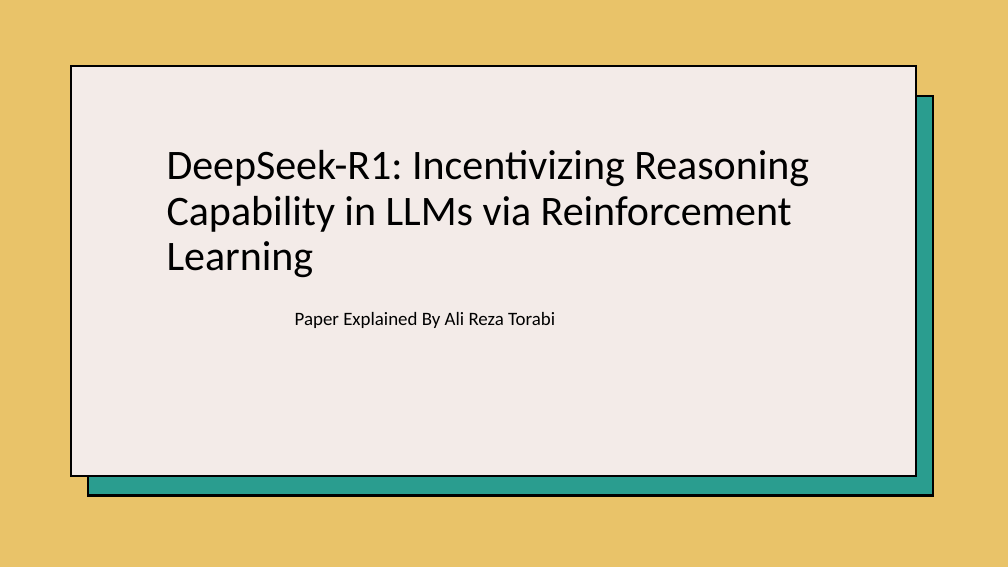
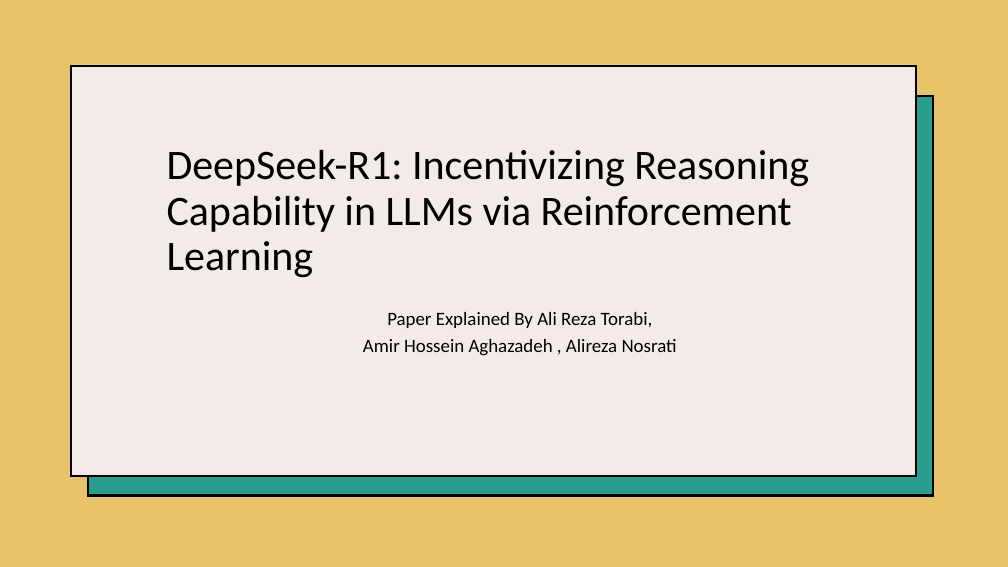
Before and after one commit to nullxxnerd/deepseekR1-presentation, a slide deck: slide 1 of ai presentation.pptx. Drawn at 1008x567 pixels with LibreOffice and Linux fonts; fonts in the diff are those of the drawing. Boxes give left, top, right and bottom in pixels: in the first picture for what was removed or moved away, otherwise in the second. Text is boxed around its words. In the diff, an @@ line names an element or a change of style, - is before the commit and + after.

```diff
--- a/ai presentation.pptx
+++ b/ai presentation.pptx
@@ subtitle at (x1=363, y1=312, x2=677, y2=356): text changed @@
-Paper Explained By Ali Reza Torabi
+Paper Explained By Ali Reza Torabi,
+Amir Hossein Aghazadeh , Alireza Nosrati
```
Also in this commit, not shown: 1 other slide changed, 1 other file.
